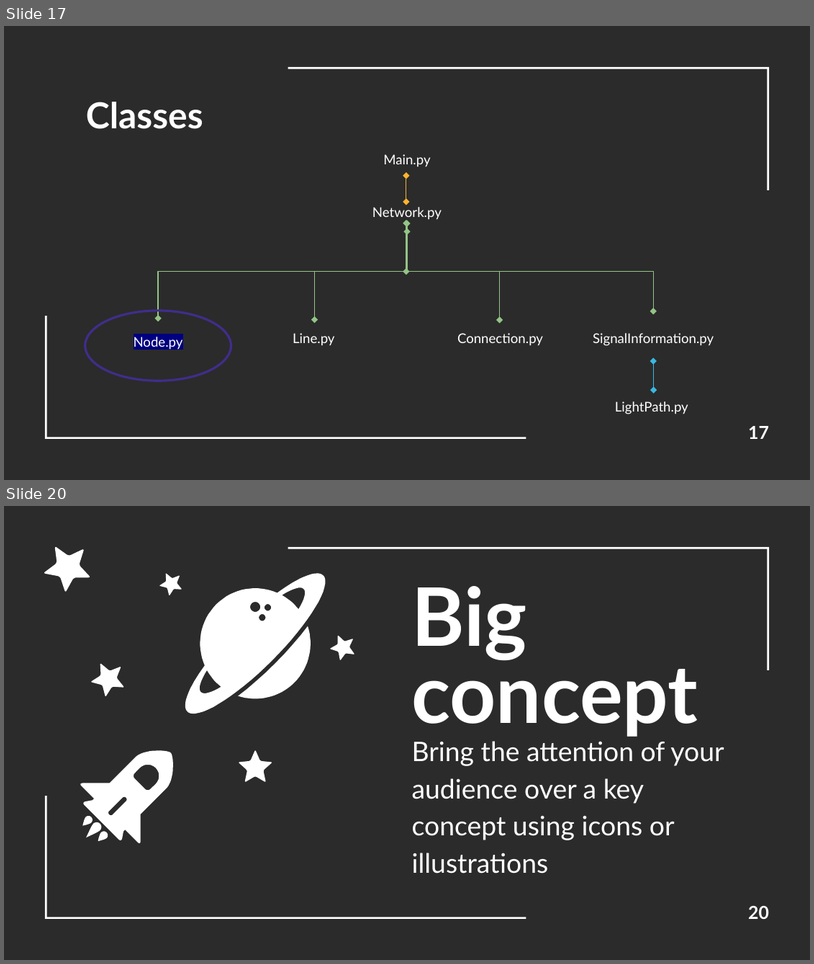
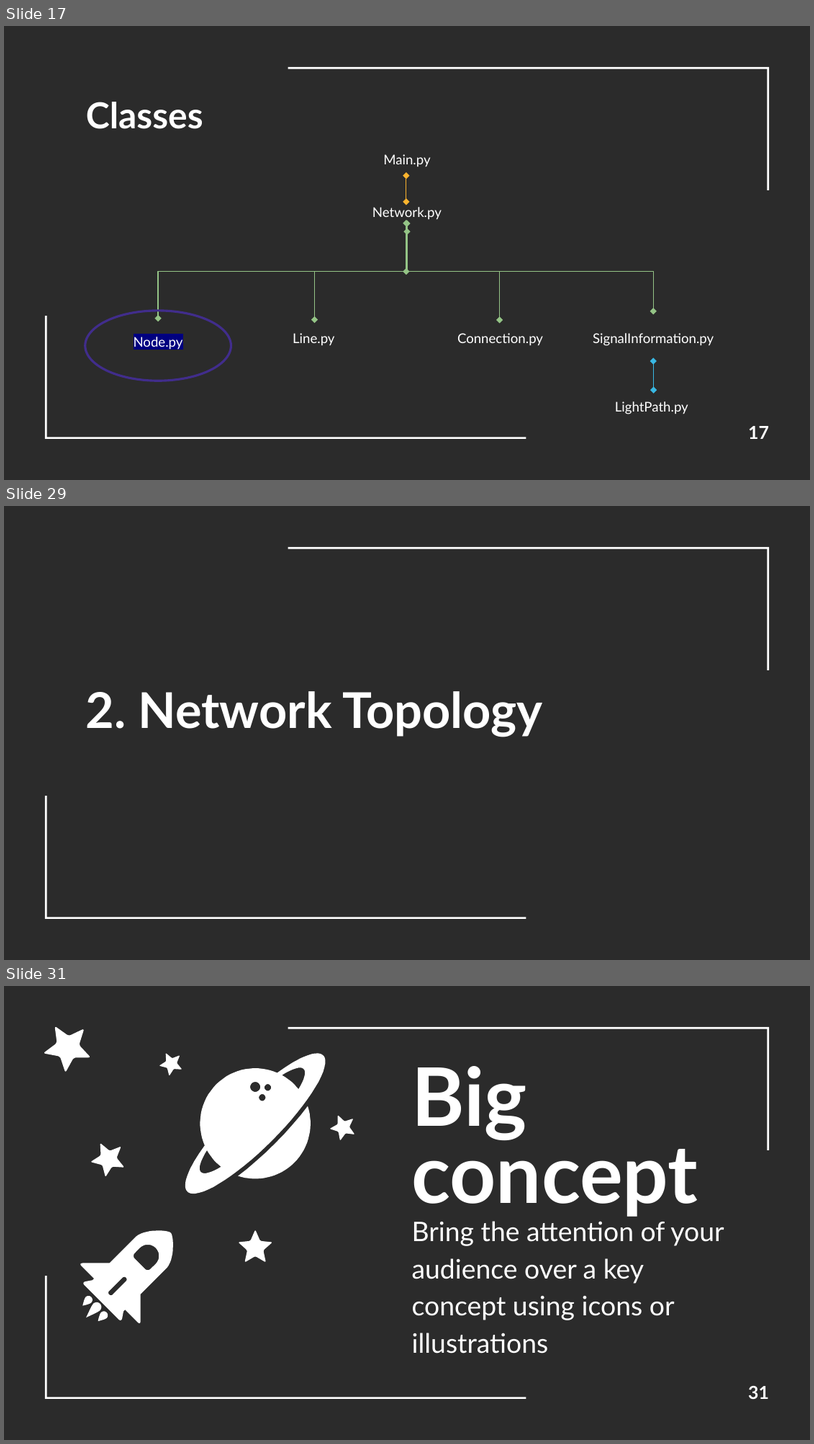
Before and after one commit to RenatoParker/OON_LabsProject, a slide deck: Presentazione esame OOP.pptx. Shown one above the other, each under a label of ours: slides 17 and 20 before the commit, slides 17, 29 and 31 after it; the slides between them are not shown. The pictures are 814x964 and 814x1444 pixels, drawn with LibreOffice and Linux fonts; fonts in the diff are those of the drawing; background and template pictures are left out; a plain dark background stands for a picture behind light text. Boxes give left, top, right and bottom in pixels: in the first picture for what was removed or moved away, otherwise in the second. Text is boxed around its words. In the diff, an @@ line names an element or a change of style, - is before the commit and + after.

```diff
--- a/Presentazione esame OOP.pptx
+++ b/Presentazione esame OOP.pptx
@@ slide 29 added at (x1=4, y1=506, x2=810, y2=960), background picture (left out); not listed: 2 template elements that a slide beside it also shows @@
@@ title added at (x1=86, y1=691, x2=543, y2=737), 44 pt, text #FFFFFF, bold @@
+2. Network Topology
@@ what was slide 20 is now slide 31 @@
@@ page number at (x1=748, y1=1386, x2=769, y2=1399): text changed @@
-20
+31
```
Also in this commit, not shown: 4 slides changed, 12 other slides added, 8 slides removed, 3 other files.
